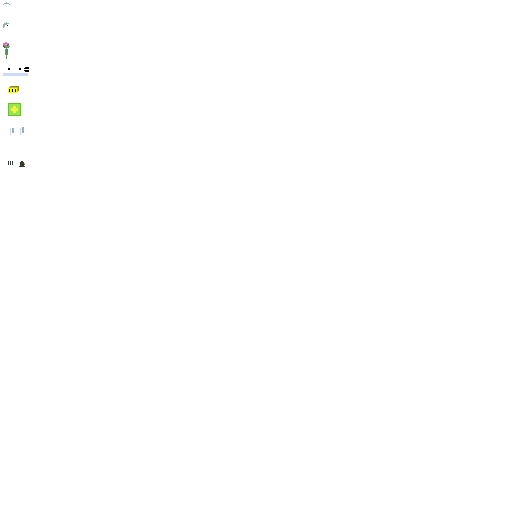
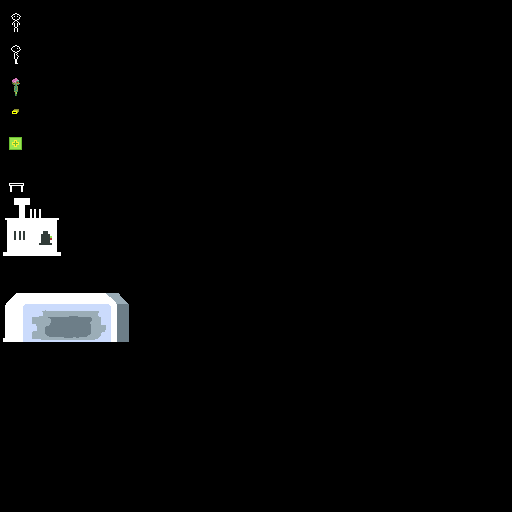
Layered file, before and after one edit (512x512). Changes by layer:
painted on "AmmoFactory" over [0, 128, 80, 276]
painted on "WorkerDesk" over [0, 64, 66, 314]
painted on "EmptyPlot" over [0, 34, 65, 162]
painted on "AmmoBox" over [0, 21, 68, 149]
painted on "Turret" over [0, 64, 196, 393]
painted on "ZombieWalking" over [0, 0, 73, 165]
painted on "WrokerWalking" over [0, 0, 73, 153]
painted on "WrokerIdle" (2nd of 2) over [0, 0, 73, 76]
showed "bg", painted on it over [0, 0, 512, 512]
